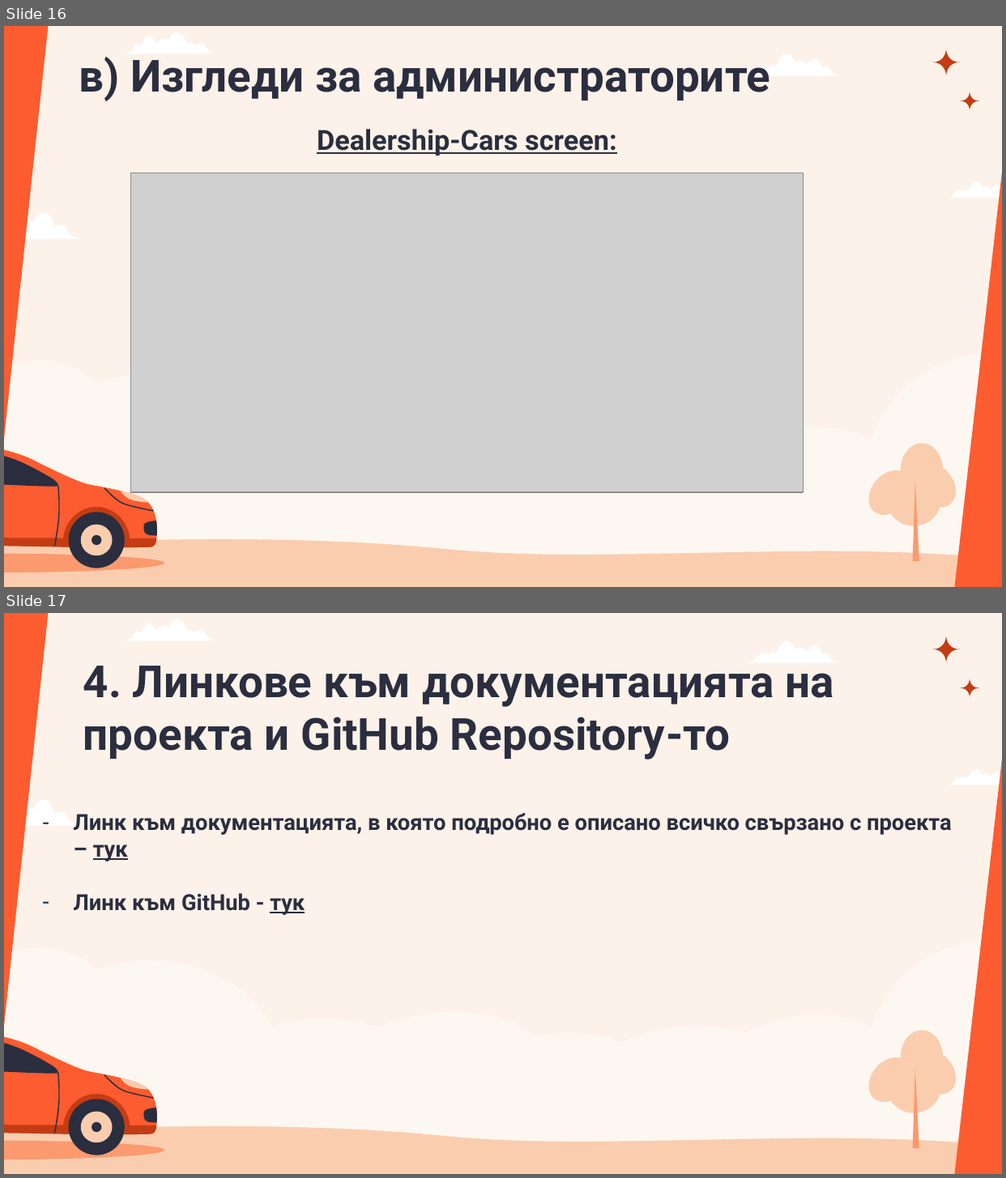
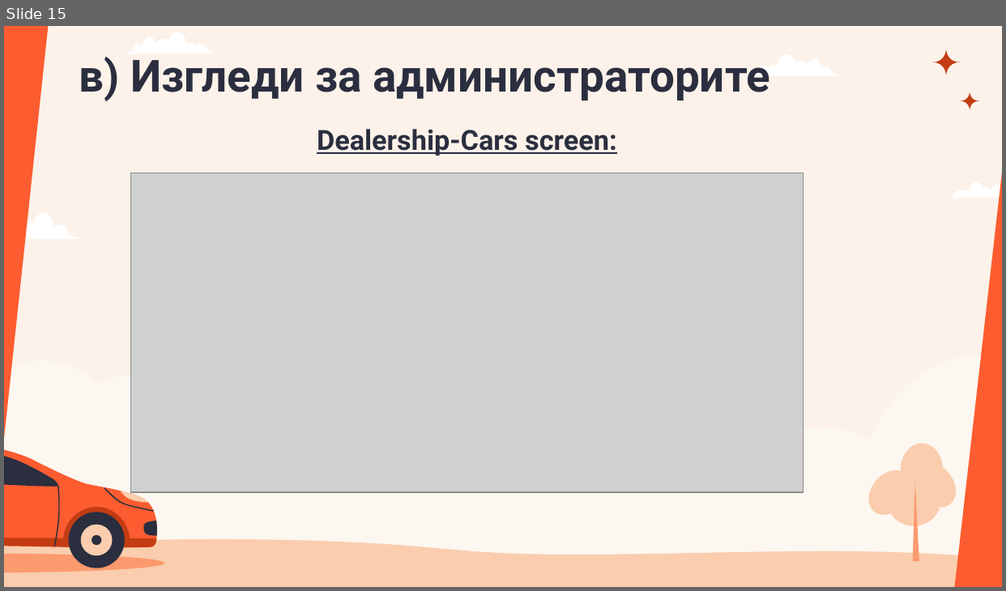
Before and after one commit to cathy-09/CarDealership, a slide deck: Presentation/CarDealership Presentation.pptx. Shown one above the other, each under a label of ours: slides 16 and 17 before the commit, slide 15 after it. The pictures are 1006x1178 and 1006x591 pixels, drawn with LibreOffice and Linux fonts; fonts in the diff are those of the drawing; grey boxes stand for pictures. Boxes give left, top, right and bottom in pixels: in the first picture for what was removed or moved away, otherwise in the second. Text is boxed around its words. In the diff, an @@ line names an element or a change of style, - is before the commit and + after.

```diff
--- a/Presentation/CarDealership Presentation.pptx
+++ b/Presentation/CarDealership Presentation.pptx
@@ slide 17 removed at box(4, 613, 1002, 1174), background #F9E4D1 at 47% opacity; not listed: 24 template elements that a slide beside it also shows @@
@@ text removed at box(83, 666, 834, 760) @@
-4. Линкове към документацията на проекта и GitHub Repository-то
@@ subtitle removed at box(74, 813, 952, 915) @@
-– Линк към документацията, в която подробно е описано всичко свързано с проекта – тук
-– Линк към GitHub - тук
@@ what was slide 16 is now slide 15 @@
```
Also in this commit, not shown: 5 slides changed, 1 other slide removed.
